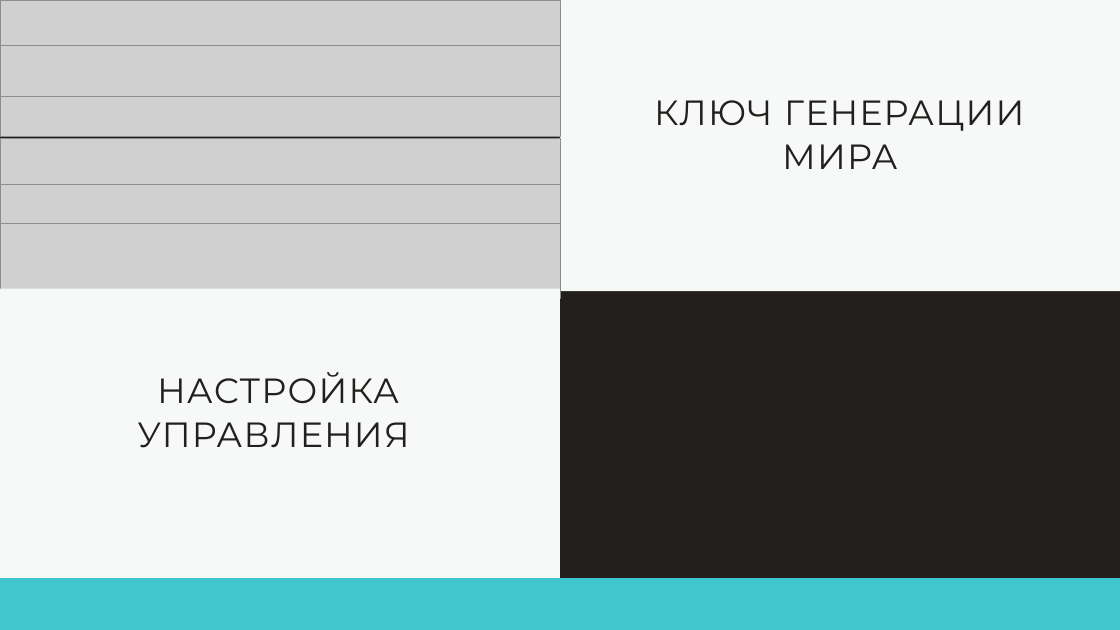
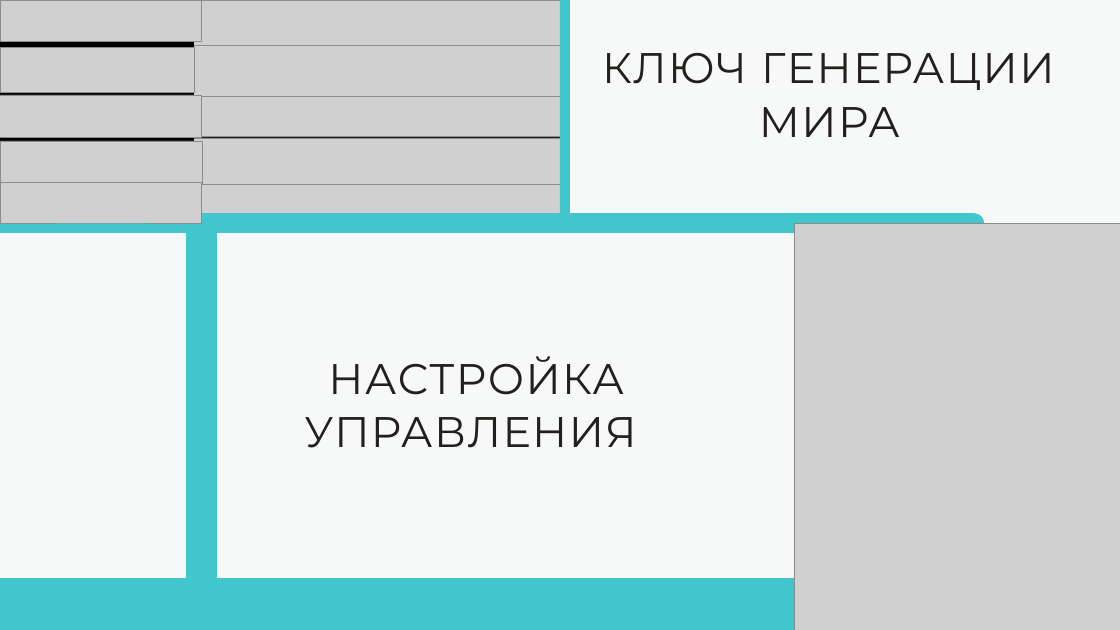
Before and after one commit to Nekro25/Alien-Miner, a slide deck: slide 4 of Инопланетный шахтер.pptx (slide 5 before the commit). Drawn at 1120x630 pixels with LibreOffice and Linux fonts; fonts in the diff are those of the drawing; grey boxes stand for pictures. Boxes give left, top, right and bottom in pixels: in the first picture for what was removed or moved away, otherwise in the second. Text is boxed around its words. In the diff, an @@ line names an element or a change of style, - is before the commit and + after.

```diff
--- a/Инопланетный шахтер.pptx
+++ b/Инопланетный шахтер.pptx
@@ freeform shape added at (x1=0, y1=0, x2=194, y2=315), fill #000000 @@
@@ picture added at (x1=0, y1=0, x2=202, y2=41) @@
@@ rectangle resized from (x1=560, y1=0, x2=1120, y2=291) to (x1=560, y1=0, x2=1120, y2=223) @@
@@ line added from (565, 0) to (565, 228), #40C6CC 12.75 pt @@
@@ picture added at (x1=0, y1=48, x2=194, y2=92) @@
@@ text "КЛЮЧ ГЕНЕРАЦИИ МИРА" moved from (x1=654, y1=100, x2=1024, y2=169) to (x1=602, y1=53, x2=1055, y2=137) @@
@@ text "КЛЮЧ ГЕНЕРАЦИИ МИРА" at (x1=602, y1=53, x2=1055, y2=137): size 45 to 55 pt, letter spacing 1.6 to 1.9 pt; line spacing 56.2pt to 68.7pt @@
@@ picture added at (x1=0, y1=95, x2=202, y2=138) @@
@@ picture added at (x1=0, y1=141, x2=203, y2=185) @@
@@ picture added at (x1=0, y1=182, x2=202, y2=223) @@
@@ rectangle resized from (x1=0, y1=289, x2=560, y2=595) to (x1=0, y1=223, x2=830, y2=594) @@
@@ line added from (0, 223) to (974, 223), #40C6CC 25.5 pt @@
@@ freeform shape added at (x1=186, y1=223, x2=217, y2=605), fill #40C6CC @@
@@ picture added at (x1=795, y1=223, x2=1120, y2=630) @@
@@ text "НАСТРОЙКА УПРАВЛЕНИЯ" at (x1=304, y1=356, x2=636, y2=448): size 45 to 55 pt, letter spacing 1.6 to 1.9 pt; line spacing 56.2pt to 68.7pt @@
@@ text "НАСТРОЙКА УПРАВЛЕНИЯ" moved from (x1=137, y1=372, x2=409, y2=448) to (x1=304, y1=356, x2=636, y2=448) @@
```
Also in this commit, not shown: 3 other slides changed, 4 slides added, 4 slides removed, 4 other files.
